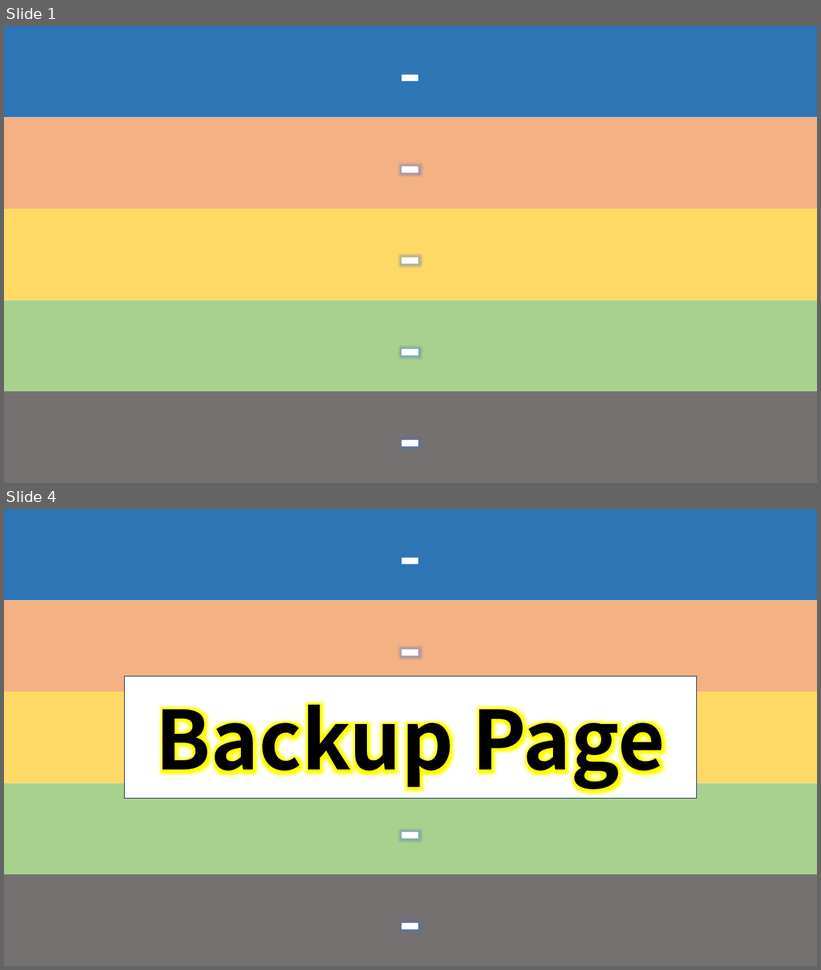
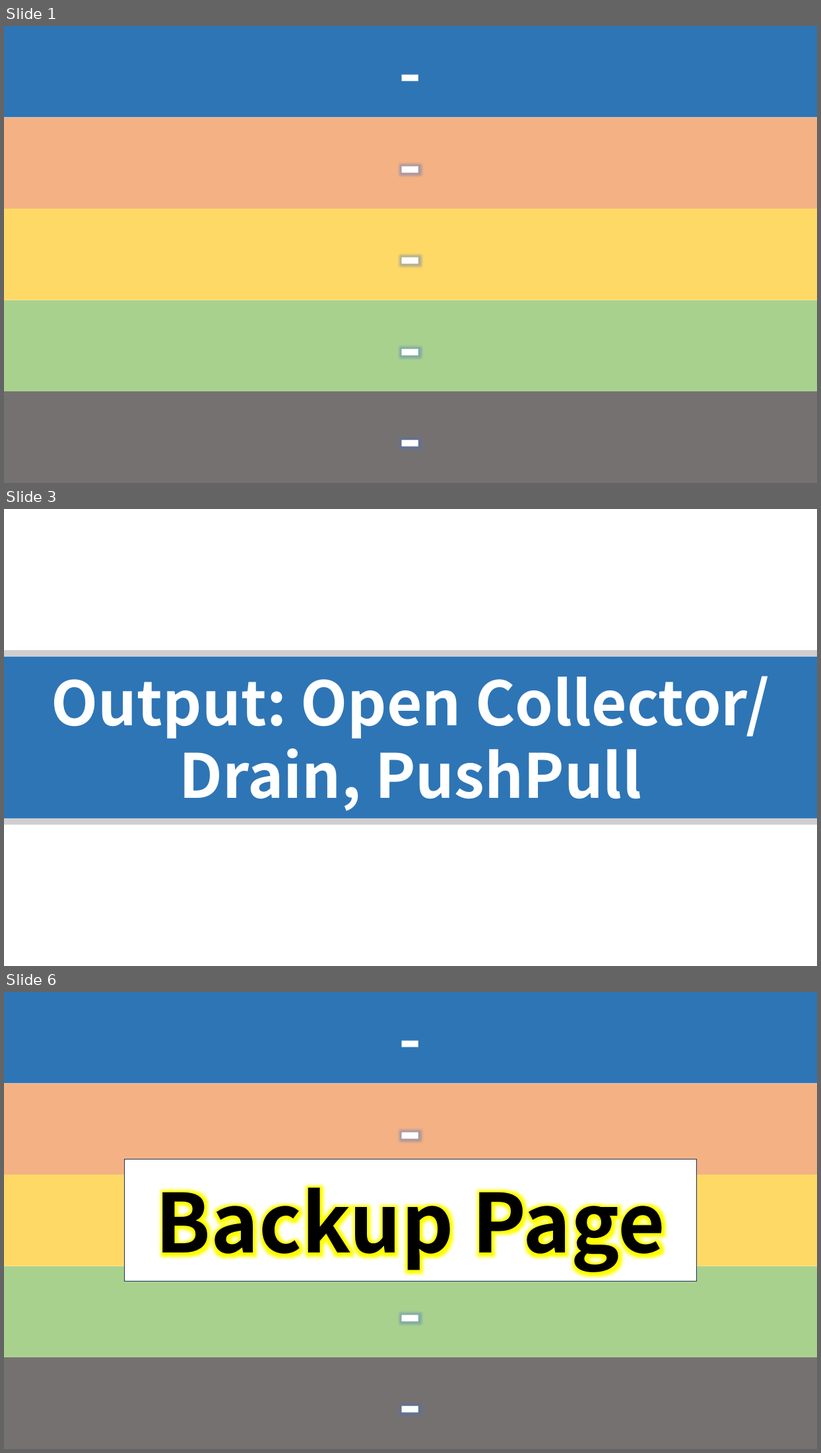
Before and after one commit to seonghokim/Study, a slide deck: Study Material/Hardware Explanation.pptx. Shown one above the other, each under a label of ours: slides 1 and 4 before the commit, slides 1, 3 and 6 after it; the slides between them are not shown. The pictures are 821x970 and 821x1453 pixels, drawn with LibreOffice and Linux fonts; fonts in the diff are those of the drawing. Boxes give left, top, right and bottom in pixels: in the first picture for what was removed or moved away, otherwise in the second. Text is boxed around its words. In the diff, an @@ line names an element or a change of style, - is before the commit and + after.

```diff
--- a/Study Material/Hardware Explanation.pptx
+++ b/Study Material/Hardware Explanation.pptx
@@ slide 3 added at <box>4,509,817,966</box>, background #FFFFFF @@
@@ rectangle added at <box>4,657,817,819</box>, fill #2E75B6, 72 pt, text #FFFFFF, bold @@
+Output: Open Collector/Drain, PushPull
@@ rectangle added at <box>4,650,817,657</box>, fill #D0CECE @@
@@ rectangle added at <box>4,819,817,825</box>, fill #D0CECE @@
@@ what was slide 4 is now slide 6 @@
```
Also in this commit, not shown: 2 slides changed, 1 other slide added.
